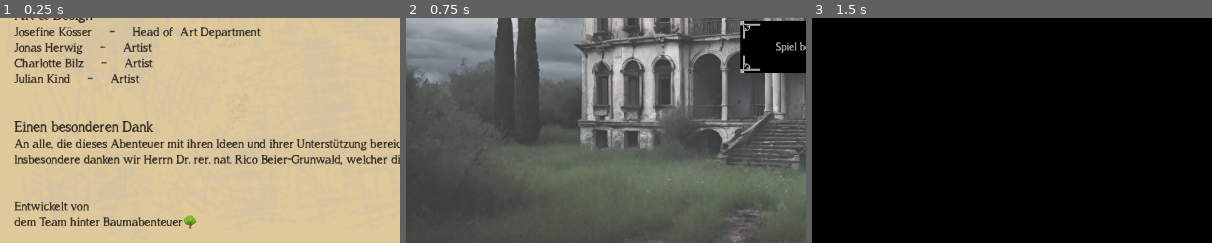
Above: before the commit, frames 1-3 (left to right).
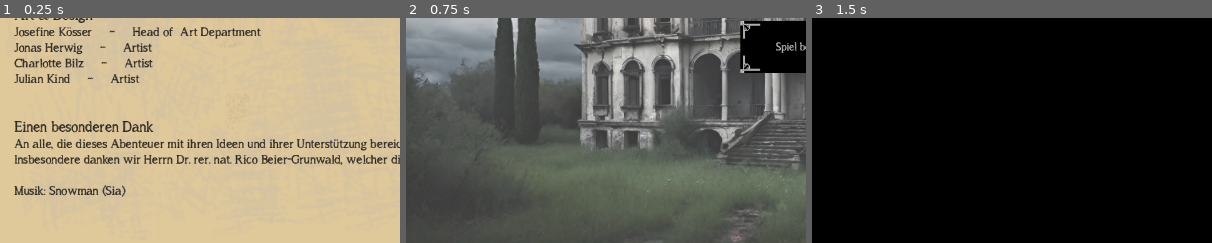
Above: after the commit, the same moments.

Repository: Combativ/AlgoDitTutorial
Game: Godot game, scene res://menus/end_screen/end_screen.tscn
Two runs of this game, one before a commit and one after it. Both use one fixed random seed, a clock stepped at 60 frames per second and the inputs below. This scene is started directly instead of the project's main scene. The engine's default icon, where the game draws it, is replaced by a stand-in: a white triangle on a blue panel in a dark square. Sound files missing from this copy of the repository are replaced by a short silence.
Inputs:
- Up to frame 1 (0.25 s): no input
- Up to frame 2 (0.75 s): click "Zurück zum Titelmenü" at 0.5 s
- Up to frame 3 (1.5 s): click "Spiel starten" at 1.25 s
The pictures show only the part of the screen within x 0-50%, y 50-100%; the shares and areas given below are measured in that part.

The runs differ from the first frame. In frame 1, 2.0% of the frame differs, in the area x 3-49%, y 74-94%; in frame 2, nothing differs; in frame 3, nothing differs.

Commit message:
Update Credits

Diff:
--- a/menus/end_screen/end_screen.tscn
+++ b/menus/end_screen/end_screen.tscn
@@ -66,9 +66,7 @@
 An alle, die dieses Abenteuer mit ihren Ideen und ihrer Unterstützung bereichert haben.
 Insbesondere danken wir Herrn Dr. rer. nat. Rico Beier-Grunwald, welcher dieses Projekt ermöglicht hat.
 
-
-Entwickelt von
-dem Team hinter Baumabenteuer🌳"
+Musik: Snowman (Sia)"
 
 [node name="Cookie" type="AnimatedSprite2D" parent="."]
 position = Vector2(1025, 256)
